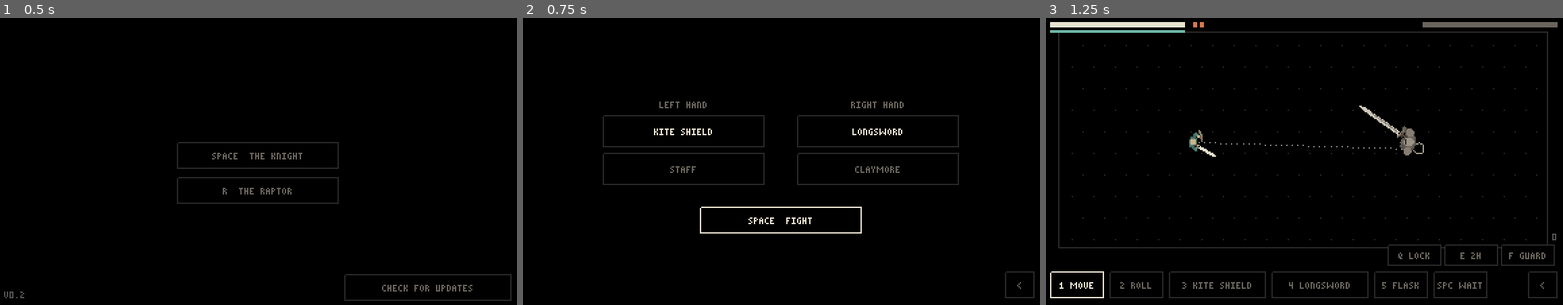
Above: before the commit, frames 1-3 (left to right).
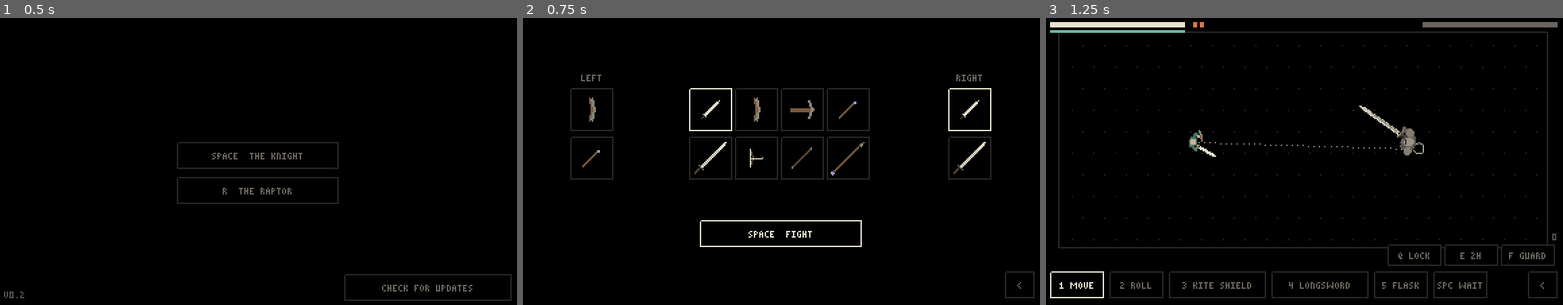
Above: after the commit, the same moments.

Repository: Martin-Hourigan/Pack-hero
Game: Godot game, scene res://scenes/duel.tscn
The game is run twice, just before and just after one commit, with the same random seed, the same clock (stepped at 60 frames per second) and the same inputs.
Inputs (mouse positions are in pixels of both pictures, inside the frame that each line leads up to):
- Up to frame 1 (0.5 s): no input
- Up to frame 2 (0.75 s): tap Enter at 0.5 s; move the mouse to (895, 150) at 0.52 s; hold Right from 0.53 s (still down); tap 1 at 0.6 s; click (895, 150) at 0.67 s
- Up to frame 3 (1.25 s): keep holding Right; tap Space at 0.77 s

Frame 1 is identical in both runs. In frame 2, 5.1% of the frame differs, in the area x 9-91%, y 19-80%; in frame 3, nothing differs.

Commit message:
Gear screen: slots and a grid of item icons, the name on hover

Diff:
--- a/scripts/duel_main.gd
+++ b/scripts/duel_main.gd
@@ -4,8 +4,11 @@
 ##
 ## Title: Space the knight, R the raptor (not on the phone: its controls are
 ## keys). The update button checks GitHub for a newer APK.
-## Gear (before the knight): two slots a hand; tap one to change what's in
-## it (Acts.GEAR's order); the top slot is held first. FIGHT or Space.
+## Gear (before the knight): two slots a hand down each side (the top one
+## held first), a grid of every item (Acts.GEAR) between. Tap a slot to
+## pick it, then an item to put it there. The name of what the mouse is
+## over (on the phone, what was last tapped) shows under the grid. FIGHT
+## or Space.
 ## In the duel: 1 MOVE, 2 ROLL, 5 FLASK; 3 and 4 open the left and right
 ## hand's menus (the item's name on the button; the menu lists what it can
 ## do: LIGHT, HEAVY, BLOCK, ARROW...; spells with their casts left), and
@@ -54,6 +57,7 @@
 var held := ""  # the button being held down
 var menu := ""  # the hand whose menu is open ("left", "right")
 var picking := false  # LOCK tapped: tap an enemy to lock on
+var slot := "right0"  # the gear screen's slot being filled
 
 var update_state := "idle"  # idle, checking, latest, new, failed, downloading, ready, download_failed
 var update_tag := ""
@@ -278,25 +282,33 @@
 	return out
 
 
-## The gear screen's buttons: [rect, id, label]; a slot's id is its hand
-## and number ("left0").
+const CELL := 32.0  # a gear screen square, px
+
+
+## The gear screen's buttons: [rect, id, label]. A slot's id is
+## "slot:" + its hand and number ("slot:left0"), an item's "item:" + it.
 func gear_buttons() -> Array:
 	var out := []
 	for h in ["left", "right"]:
 		for i in 2:
-			var x := 60.0 if h == "left" else 204.0
-			out.append([Rect2(x, 72 + 28 * i, 120, 24), h + str(i), Acts.ITEMS[gear[h][i]]["name"]])
-	out.append([Rect2(132, 140, 120, 20), "fight", "FIGHT" if touch else "SPACE  FIGHT"])
+			var x := 36.0 if h == "left" else 316.0
+			var th: String = gear[h][i]
+			out.append([Rect2(x, 52 + (CELL + 4) * i, CELL, CELL), "slot:" + h + str(i), th])
+	for i in Acts.GEAR.size():
+		var th: String = Acts.GEAR[i]
+		var x := 192.0 - 2.0 * (CELL + 2) + (CELL + 2) * (i % 4)
+		out.append([Rect2(x, 52 + (CELL + 4) * (i / 4), CELL, CELL), "item:" + th, th])
+	out.append([Rect2(132, 150, 120, 20), "fight", "FIGHT" if touch else "SPACE  FIGHT"])
 	out.append([Rect2(358, 188, 22, 20), "back", "<"])
 	return out
 
 
-## Puts the next item (Acts.GEAR) in slot `sl` ("left0").
-func next_gear(sl: String) -> void:
-	var h := sl.left(-1)
-	var n := int(sl.right(1))
-	var i := Acts.GEAR.find(gear[h][n])
-	gear[h][n] = Acts.GEAR[(i + 1) % Acts.GEAR.size()]
+## The name the gear screen shows: what's under the mouse (or the last tap).
+func gear_name() -> String:
+	for b in gear_buttons():
+		if Rect2(b[0]).has_point(hover) and (String(b[1]).begins_with("slot:") or String(b[1]).begins_with("item:")):
+			return Acts.ITEMS[b[2]]["name"]
+	return ""
 
 
 ## The title's buttons: [rect, id, label].
@@ -329,9 +341,14 @@
 					mode = "gear"
 		return
 	if mode == "gear":
-		match _hit(gear_buttons(), p):
-			"left0", "left1", "right0", "right1":
-				next_gear(_hit(gear_buttons(), p))
+		if touch:
+			hover = p
+		var g := _hit(gear_buttons(), p)
+		if g.begins_with("slot:"):
+			slot = g.trim_prefix("slot:")
+		elif g.begins_with("item:"):
+			gear[slot.left(-1)][int(slot.right(1))] = g.trim_prefix("item:")
+		match g:
 			"fight":
 				begin()
 			"back":
--- a/scripts/duel_view.gd
+++ b/scripts/duel_view.gd
@@ -311,11 +311,63 @@
 
 func _gear() -> void:
 	position = Vector2.ZERO
-	Pal.text(self, Vector2(120 - Pal.width("LEFT HAND") / 2.0, 62), "LEFT HAND", Pal.DIM)
-	Pal.text(self, Vector2(264 - Pal.width("RIGHT HAND") / 2.0, 62), "RIGHT HAND", Pal.DIM)
+	Pal.text(self, Vector2(52 - Pal.width("LEFT") / 2.0, 42), "LEFT", Pal.DIM)
+	Pal.text(self, Vector2(332 - Pal.width("RIGHT") / 2.0, 42), "RIGHT", Pal.DIM)
+	var sel: String = "slot:" + main.slot
+	var held := String(main.slot)
+	var in_slot: String = main.gear[held.left(-1)][int(held.right(1))]
 	for b in main.gear_buttons():
-		var second := String(b[1]).ends_with("1")
-		_button(b[0], b[2], Pal.DIM if b[1] == "back" or second else Pal.INK, b[1] == "fight")
+		var id: String = b[1]
+		var r: Rect2 = b[0]
+		if id.begins_with("slot:") or id.begins_with("item:"):
+			var on := id == sel or id == "item:" + in_slot
+			var over: bool = r.has_point(main.hover)
+			draw_rect(r, Pal.BG)
+			draw_rect(r.grow(-0.5), Pal.INK if on else (Pal.DIM if over else Pal.DARK), false)
+			_icon(String(b[2]), r)
+		else:
+			_button(r, b[2], Pal.INK if b[1] != "back" else Pal.DIM, b[1] == "fight")
+	var name: String = main.gear_name()
+	Pal.text(self, Vector2(192 - Pal.width(name) / 2.0, 130), name, Pal.INK)
+
+
+## Item th drawn in r from the hero's puppet, as big as whole pixels let
+## it fit; long ones (over 14 px) lie corner to corner.
+func _icon(th: String, r: Rect2) -> void:
+	var it: Dictionary = Acts.ITEMS[th]
+	var path := String(Acts.DUEL_UNITS["hero"]["art"])
+	var only := []
+	for n in it["nodes"]:
+		only.append(Duel.node_of(n, it, "right"))
+	var pose := {}
+	for n in it.get("look", {}):
+		pose[n] = {"part": it["look"][n]}
+	var room := r.size.x - 6.0
+	var ang := 0.0
+	var box := _icon_box(path, only, pose, Transform2D.IDENTITY)
+	if box.size.x > 14.0:
+		ang = -PI / 4.0
+		box = _icon_box(path, only, pose, Transform2D(ang, Vector2.ZERO))
+	var sc := clampf(floorf(room / maxf(box.size.x, box.size.y)), 1.0, 3.0)
+	var t := Transform2D(ang, Vector2(sc, sc), 0.0, Vector2.ZERO)
+	box = _icon_box(path, only, pose, t)
+	t.origin = (r.get_center() - box.get_center()).round()
+	RigArt.draw(self, path, Transform2D.IDENTITY, {"only": only, "pose": pose, "world": {"hand_r": t, "hand_l": t}})
+
+
+## The box an icon's shapes cover, its hand placed by t.
+func _icon_box(path: String, only: Array, pose: Dictionary, t: Transform2D) -> Rect2:
+	var box := Rect2()
+	var first := true
+	for e in RigArt.geometry(path, Transform2D.IDENTITY, {"only": only, "pose": pose, "world": {"hand_r": t, "hand_l": t}}):
+		for poly in e["polys"]:
+			for q in poly:
+				if first:
+					box = Rect2(q, Vector2.ZERO)
+					first = false
+				else:
+					box = box.expand(q)
+	return box
 
 
 func _title() -> void:
Not shown, changed: PLAN.md
